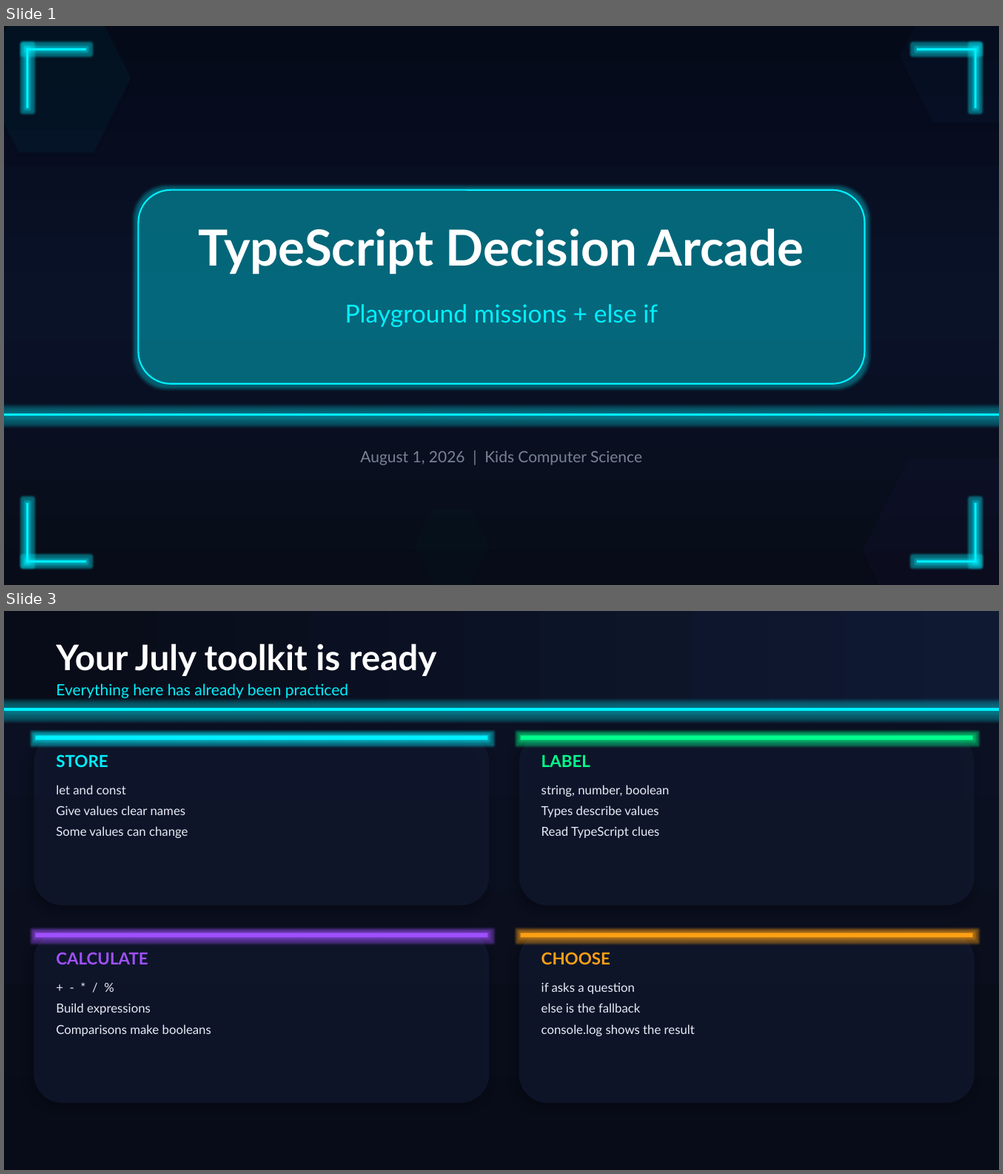
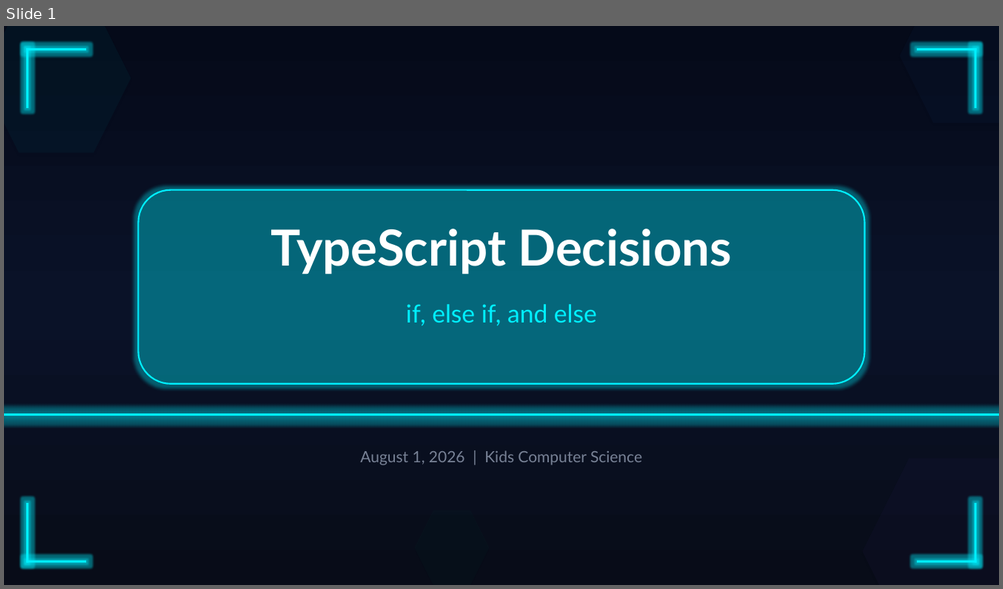
Before and after one commit to aghimir3/KidsComputerScience, a slide deck: 2026-08-01_TypeScript_Decision_Arcade/2026-08-01_TypeScript_Decision_Arcade.pptx. Shown one above the other, each under a label of ours: slides 1 and 3 before the commit, slide 1 after it; the slides between them are not shown. The pictures are 1003x1174 and 1003x589 pixels, drawn with LibreOffice and Linux fonts; fonts in the diff are those of the drawing. Boxes give left, top, right and bottom in pixels: in the first picture for what was removed or moved away, otherwise in the second. Text is boxed around its words. In the diff, an @@ line names an element or a change of style, - is before the commit and + after.

Commit message:
feat(2026-08-01): simplify decision concepts presentation

```diff
--- a/2026-08-01_TypeScript_Decision_Arcade/2026-08-01_TypeScript_Decision_Arcade.pptx
+++ b/2026-08-01_TypeScript_Decision_Arcade/2026-08-01_TypeScript_Decision_Arcade.pptx
@@ slide 3 removed at <box>4,611,999,1170</box>, background #FFFFFF @@
@@ rectangle removed at <box>4,611,999,1170</box> @@
@@ rectangle removed at <box>4,611,999,708</box> @@
@@ text removed at <box>56,644,437,676</box> @@
-Your July toolkit is ready
@@ text removed at <box>56,684,348,698</box> @@
-Everything here has already been practiced
@@ rectangle removed at <box>4,708,999,711</box> @@
@@ rounded rectangle removed at <box>34,734,489,906</box> @@
@@ rectangle removed at <box>35,735,487,740</box> @@
@@ rounded rectangle removed at <box>519,734,974,906</box> @@
@@ rectangle removed at <box>521,735,973,740</box> @@
@@ text removed at <box>56,755,108,767</box> @@
-STORE
@@ text removed at <box>541,755,590,767</box> @@
-LABEL
@@ text removed at <box>56,785,126,795</box> @@
-let and const
@@ text removed at <box>541,785,669,797</box> @@
-string, number, boolean
@@ text removed at <box>56,806,186,815</box> @@
-Give values clear names
@@ text removed at <box>541,806,658,817</box> @@
-Types describe values
@@ text removed at <box>56,826,188,838</box> @@
-Some values can change
@@ text removed at <box>541,826,659,838</box> @@
-Read TypeScript clues
@@ rounded rectangle removed at <box>34,932,489,1103</box> @@
@@ rectangle removed at <box>35,934,487,938</box> @@
@@ rounded rectangle removed at <box>519,932,974,1103</box> @@
@@ rectangle removed at <box>521,934,973,938</box> @@
@@ text removed at <box>56,952,148,965</box> @@
-CALCULATE
@@ text removed at <box>541,952,610,965</box> @@
-CHOOSE
@@ text removed at <box>48,977,474,999</box> @@
-+ - * / %
@@ text removed at <box>541,982,634,994</box> @@
-if asks a question
@@ text removed at <box>56,1003,151,1015</box> @@
-Build expressions
@@ text removed at <box>541,1003,640,1013</box> @@
-else is the fallback
@@ text removed at <box>56,1025,211,1037</box> @@
-Comparisons make booleans
@@ text removed at <box>541,1025,694,1037</box> @@
-console.log shows the result
@@ slide 1 changed as well @@
@@ text at <box>271,229,731,275</box>: text changed @@
-TypeScript Decision Arcade
+TypeScript Decisions
@@ text at <box>406,304,597,326</box>: text changed @@
-Playground missions + else if
+if, else if, and else
```
Also in this commit, not shown: 5 other slides changed, 2 slides added, 11 other slides removed, 1 other file.
